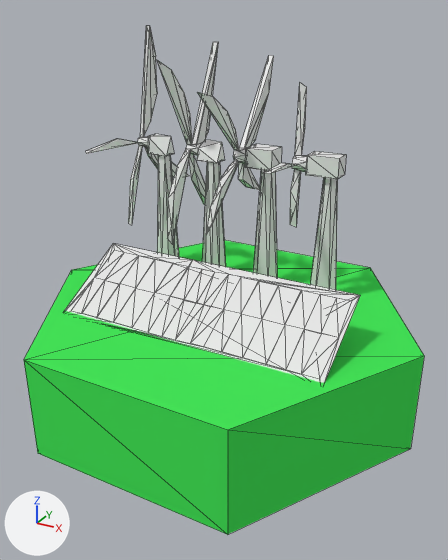
The Blender file Models/renewabletile.blend as it was, and as the next commit left it.
One viewpoint serves both versions: a 50 mm lens placed at (9.57, -17.4, 10.45), pointed at (0.34, -0.62, 2.06). The lights are fixed; the arrows at lower left show +X, +Y and +Z. Mesh edges are drawn as thin lines.

Names of what the first picture shows: 'Oceanblock', 'renawabletime'.
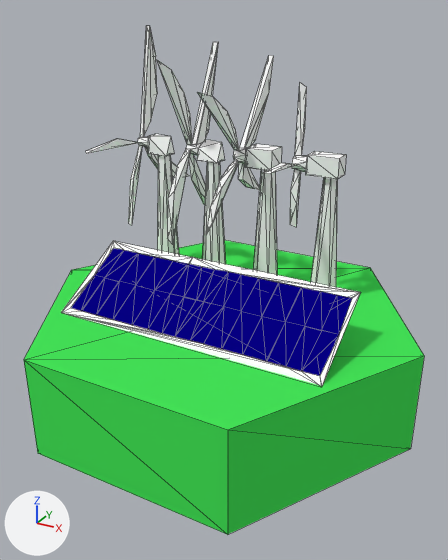
Pixel boxes [x1, y1, x2, y2] of what changed, in the pictures (448 x 560 px; the box of a moved part takes in the faces that stretch with it):
'renawabletime', reshaped, recoloured
    before: [65, 26, 360, 383]
    after: [61, 26, 361, 386]
part 1 of me_renawabletime, moved or reshaped
    before: [65, 243, 360, 383]
    after: [61, 241, 361, 386]
part 2 of me_renawabletime, recoloured
    both: [85, 26, 346, 287]

The change, as a diff of the scene's bpy script:
```diff
--- a/Models/renewabletile.blend.py
+++ b/Models/renewabletile.blend.py
@@ mat_material_004 @@
+mat_material_004 = diffuse_material('Material.004')
+mat_material_004.base_color = (0.00182, 0.0, 0.227)  # blue #060083
@@ mat_material_003 @@
+mat_material_003 = diffuse_material('Material.003')
+mat_material_003.base_color = (1.0, 1.0, 1.0)  # white #ffffff
@@ me_renawabletime @@
 # used by ob_renawabletime; location = (-1.31, 2.3, 4.6); rotation_euler = (1.571, 0.0, 0.0), in degrees (90, 0, 0); scale = (3.5, 3.5, 3.5)
-me_renawabletime.from_pydata(...)  # 345 vertices, 670 faces; spans x -1.07..1.76, y -1.14..1.49, z -1.01..1.57
+me_renawabletime.from_pydata(...)  # 345 vertices, 670 faces; spans x -1.07..1.76, y -1.11..1.49, z -1.01..1.57
+# me_renawabletime part 1: the loose piece of 84 vertices spanning x -0.97..1.76, y -1.14..-0.65, z 0.69..1.57 is moved by (0.0, 0.03, 0.0)
+# me_renawabletime part 2: 555 of the faces centred in x -1.07..1.75, y -1.12..1.39, z -0.83..1.54 switch from no material to mat_material_003 (white #ffffff)
+me_renawabletime.materials.append(mat_material_004)  # blue #060083
```
